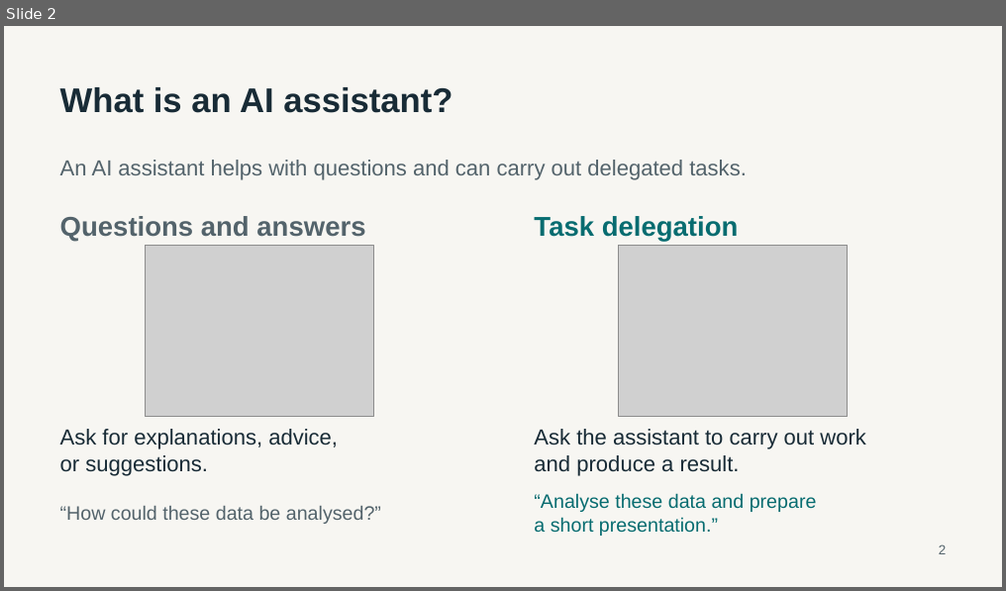
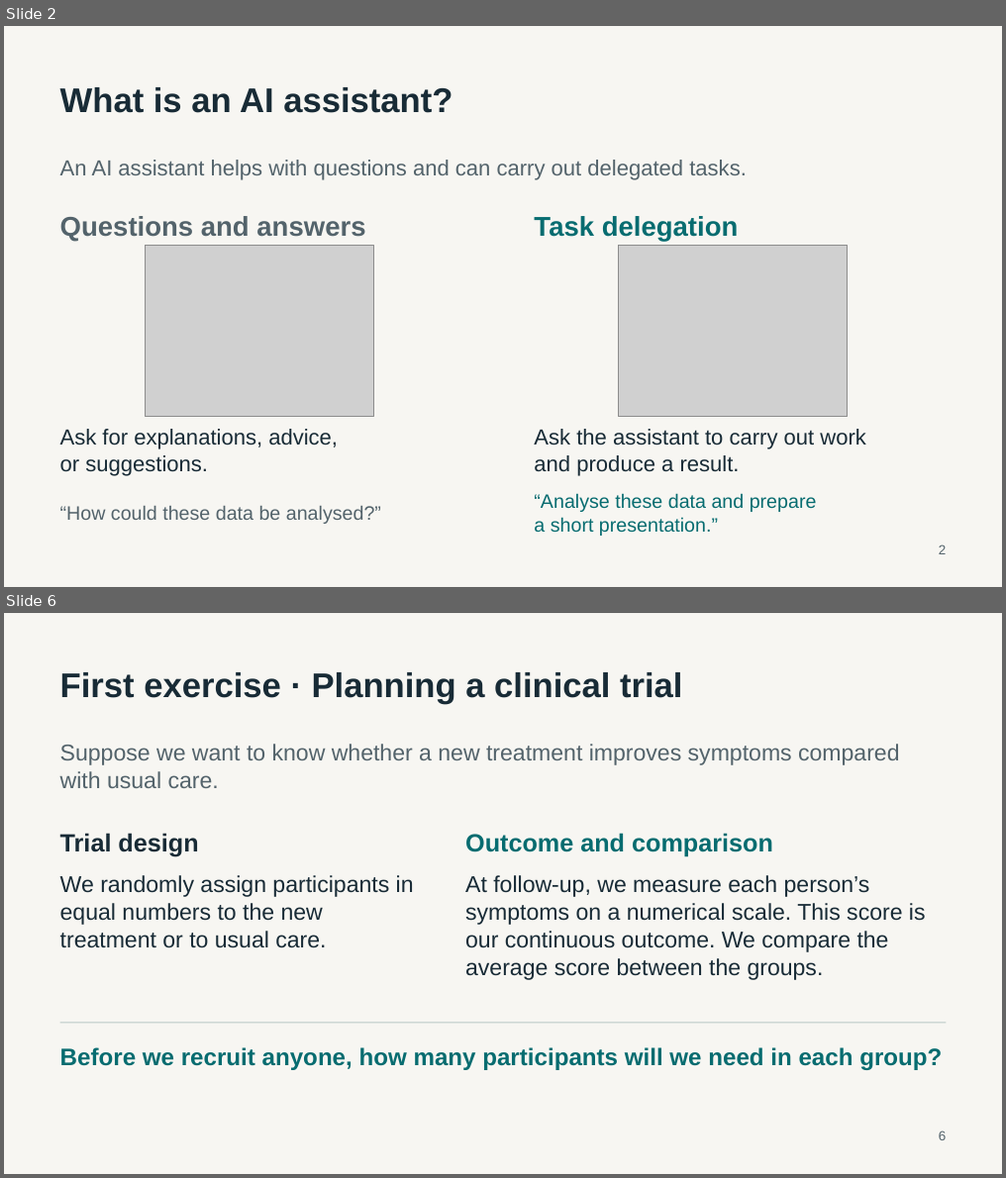
Before and after one commit to luntergroup/health-in-context-agents-workshop, a slide deck: material/intro-slides/AI_assistants_workshop_v1.pptx. Shown one above the other, each under a label of ours: slide 2 before the commit, slides 2 and 6 after it; the slides between them are not shown. The pictures are 1006x591 and 1006x1178 pixels, drawn with LibreOffice and Linux fonts; fonts in the diff are those of the drawing; grey boxes stand for pictures. Boxes give left, top, right and bottom in pixels: in the first picture for what was removed or moved away, otherwise in the second. Text is boxed around its words. In the diff, an @@ line names an element or a change of style, - is before the commit and + after.

Commit message:
Refine workshop introduction and first exercise slides

```diff
--- a/material/intro-slides/AI_assistants_workshop_v1.pptx
+++ b/material/intro-slides/AI_assistants_workshop_v1.pptx
@@ slide 6 added at (4,613,1002,1174), background #F7F6F2 @@
@@ text added at (60,672,682,704), 33 pt, text #182B36, bold @@
+First exercise · Planning a clinical trial
@@ text added at (60,744,900,788), 22 pt, text #53636B @@
+Suppose we want to know whether a new treatment improves symptoms compared with usual care.
@@ text added at (60,833,198,858), 24 pt, text #182B36, bold @@
+Trial design
@@ text added at (465,833,773,858), 24 pt, text #076C70, bold @@
+Outcome and comparison
@@ text added at (60,875,414,949), 22 pt, text #182B36 @@
+We randomly assign participants in equal numbers to the new treatment or to usual care.
@@ text added at (465,875,926,980), 22 pt, text #182B36 @@
+At follow-up, we measure each person’s symptoms on a numerical scale. This score is our continuous outcome. We compare the average score between the groups.
@@ rectangle added at (60,1023,945,1023), fill #B7C7C4 @@
@@ text added at (60,1048,942,1070), 23 pt, text #076C70, bold @@
+Before we recruit anyone, how many participants will we need in each group?
@@ text added at (939,1131,945,1141), 12.8 pt, text #53636B @@
+6
```
Also in this commit, not shown: 4 slides changed, 2 other slides added, 2 slides removed.
